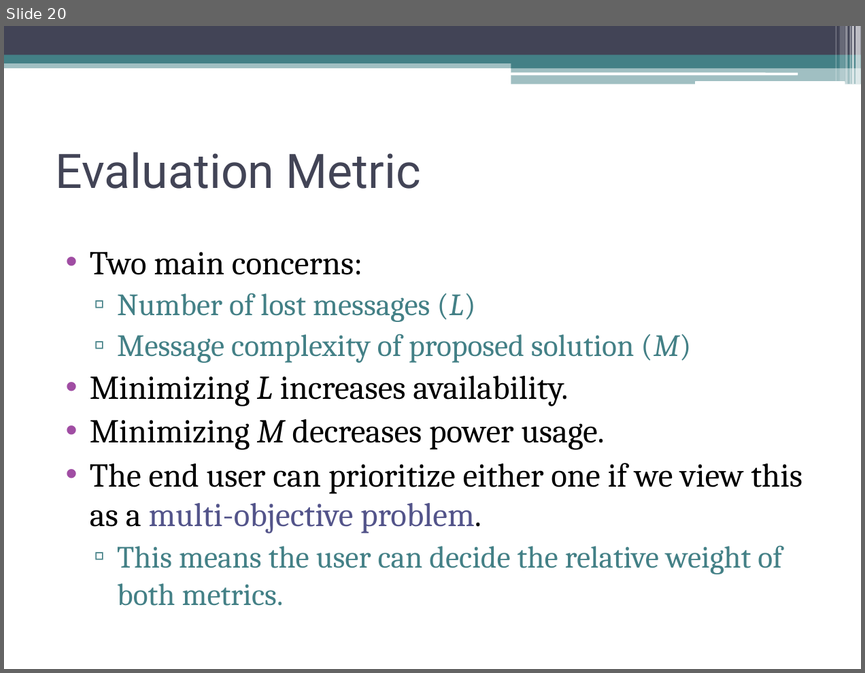
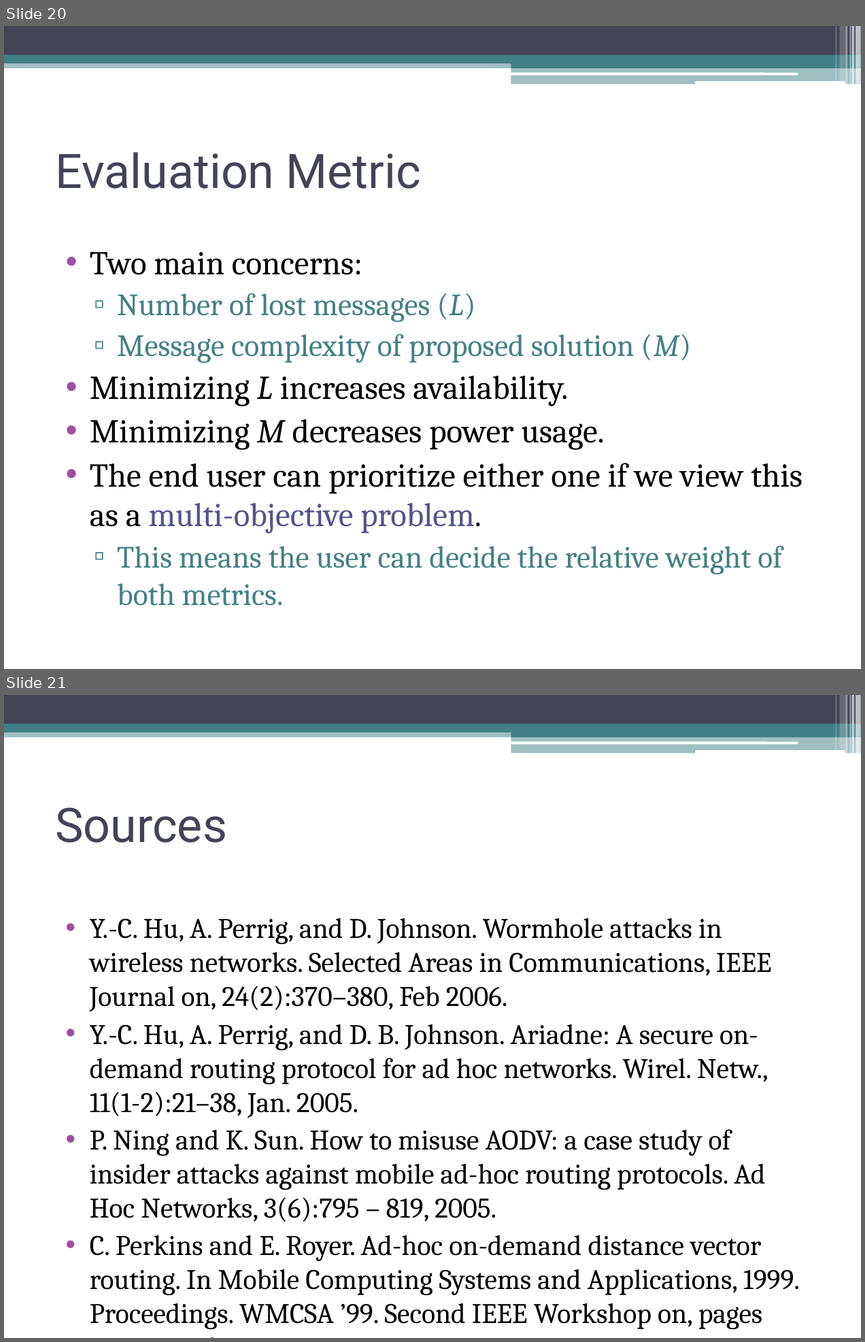
Before and after one commit to gdr34b/netsecproject, a slide deck: final_presentation/final_presentation.pptx. Shown one above the other, each under a label of ours: slide 20 before the commit, slides 20 and 21 after it. The pictures are 865x673 and 865x1342 pixels, drawn with LibreOffice and Linux fonts; fonts in the diff are those of the drawing. Boxes give left, top, right and bottom in pixels: in the first picture for what was removed or moved away, otherwise in the second. Text is boxed around its words. In the diff, an @@ line names an element or a change of style, - is before the commit and + after.

```diff
--- a/final_presentation/final_presentation.pptx
+++ b/final_presentation/final_presentation.pptx
@@ slide 21 added at box(4, 695, 861, 1338), background #FFFFFF; not listed: 13 template elements that a slide beside it also shows @@
@@ title added at box(55, 807, 227, 843), 40 pt, text #424456 @@
+Sources
@@ text added at box(90, 918, 800, 1323), 23.8 pt, text #000000 @@
+• Y.-C. Hu, A. Perrig, and D. Johnson. Wormhole attacks in wireless networks. Selected Areas in Communications, IEEE Journal on, 24(2):370–380, Feb 2006.
+• Y.-C. Hu, A. Perrig, and D. B. Johnson. Ariadne: A secure on-demand routing protocol for ad hoc networks. Wirel. Netw., 11(1-2):21–38, Jan. 2005.
+• P. Ning and K. Sun. How to misuse AODV: a case study of insider attacks against mobile ad-hoc routing protocols. Ad Hoc Networks, 3(6):795 – 819, 2005.
+• C. Perkins and E. Royer. Ad-hoc on-demand distance vector routing. In Mobile Computing Systems and Applications, 1999. Proceedings. WMCSA ’99. Second IEEE Workshop on, pages 90–100, Feb 1999.
```
Also in this commit, not shown: 5 slides changed, 1 other slide added.
